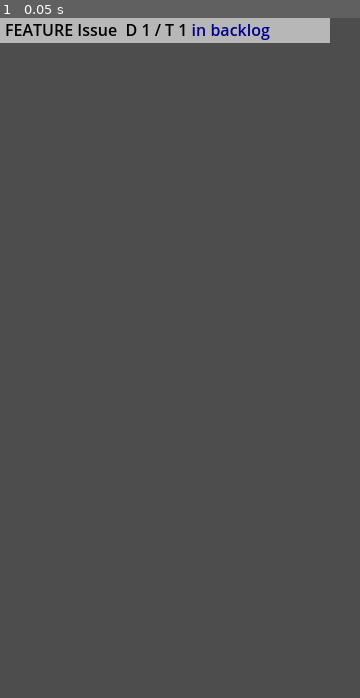
Above: before the commit, frame 1.
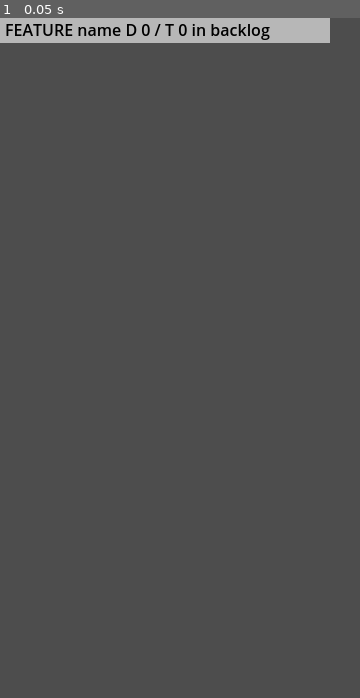
Above: after the commit, the same moment.

Repository: ltbk2023/pig
Game: Godot game, scene res://issue/issue.tscn
Same seed, same stepped clock (60 frames per second), same inputs: the game is played once before the commit and once after it. This scene is started directly instead of the project's main scene.
Inputs:
- Up to frame 1 (0.05 s): no input

The runs differ from the first frame. In frame 1, 0.4% of the frame differs, in the area x 21-75%, y 0-4%.
Error after the commit: Invalid access to property or key '0' on a base object of type 'Dictionary'. (res://issue/issue.gd:63)

Commit message:
PIG-165: Add Feature tree support to Issue class

Diff:
--- a/PIG/issue/issue.gd
+++ b/PIG/issue/issue.gd
@@ -9,7 +9,7 @@
 	IssueType.BUG_ISSUE:"[color=DARK_RED]BUG ISSUE[/color]"
 }
 
-enum IssueState {IN_BACKLOG, IN_PROGRESS, COMPLETED}
+enum IssueState {UNAVAILABLE, IN_BACKLOG, IN_PROGRESS, COMPLETED}
 # decription is used in Summary
 var  state_desriptions = {
 	IssueState.IN_BACKLOG:"[color=DARK_BLUE]in backlog[/color]",
@@ -26,6 +26,14 @@
 @export var importance_to_client: int = 0
 var __progress = 0
 
+# This is a unique ID used by the tree parser to identify this issue.
+var id : int
+# Specifies how many of this node's parents in the issue tree have not been
+# finished yet
+var remaining_parents: int
+# An array containing this issue's children in the issue tree
+var child_issues: Array[Issue]
+
 # Signal that will be emitted when the Extended node is being either shown or
 # hidden.
 # extending - set to true if the Extended node is BEING set to visible
@@ -35,6 +43,7 @@
 func _ready():
 	update_summary()
 	update_extended()
+	remaining_parents = 0
 
 # Called every frame. 'delta' is the elapsed time since the previous frame.
 func _process(delta):
@@ -71,12 +80,25 @@
 
 
 # Called when progress is to be increased. If the progress exceeds the time,
-# IssueState is set to completed.
+# complete() is called
 func add_progress(progress):
 	self.__progress += progress
 	if self.__progress >= self.time:
-		self.state = IssueState.COMPLETED
-		unassign_employee()
+		complete()
+
+# This function handles the issue's completion
+func complete():
+	self.state = IssueState.COMPLETED
+	unassign_employee()
+	if type == IssueType.FEATURE:
+		for child in child_issues:
+			child.on_parent_completed()
+
+# Called by the issue's tree parent when the parent is completed.
+func on_parent_completed():
+	remaining_parents -= 1
+	if remaining_parents == 0:
+		self.state = IssueState.IN_BACKLOG
 
 # when button is realised toggle extended description visibility
 func _on_button_button_up():
